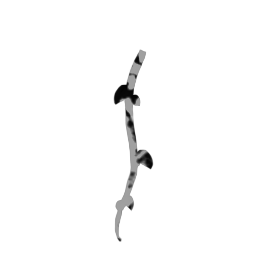
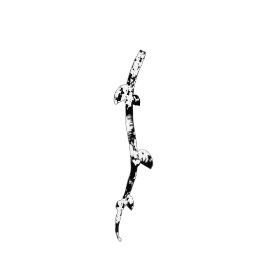
Revision of a layered 256x256 image; what changed, layer by layer:
renamed "Background" to "Background #1", painted on it over 114, 49, 153, 242
